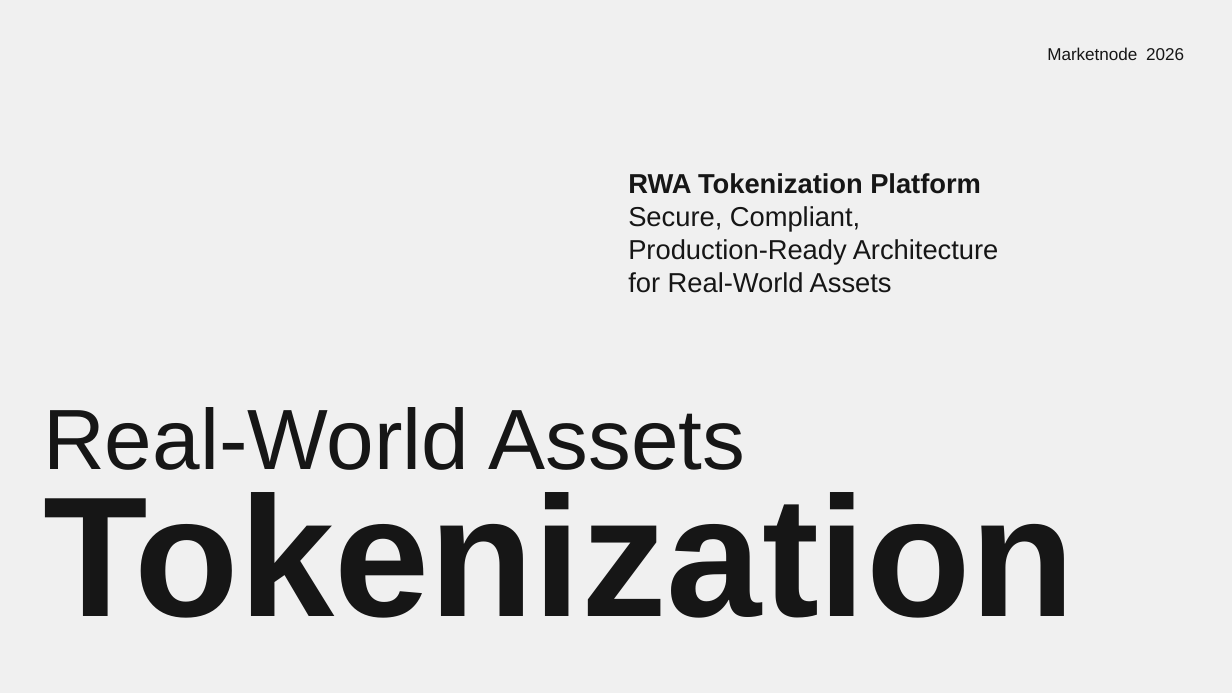
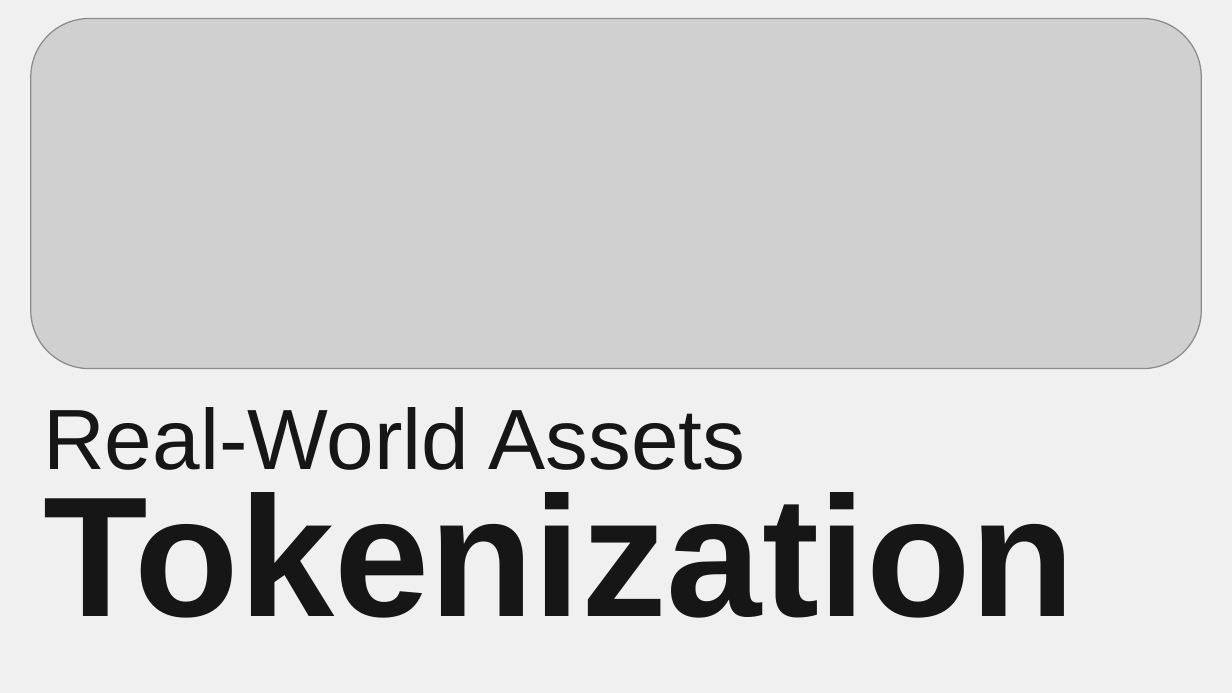
Before and after one commit to krish-jay/RWA-Tokenization-Platform, a slide deck: slide 1 of presentation/RWA Tokenization Platform.pptx. Drawn at 1232x693 pixels with LibreOffice and Linux fonts; fonts in the diff are those of the drawing; grey boxes stand for pictures. Boxes give left, top, right and bottom in pixels: in the first picture for what was removed or moved away, otherwise in the second. Text is boxed around its words. In the diff, an @@ line names an element or a change of style, - is before the commit and + after.

Commit message:
Update on PPT

```diff
--- a/presentation/RWA Tokenization Platform.pptx
+++ b/presentation/RWA Tokenization Platform.pptx
@@ picture added at <box>31,18,1201,368</box> @@
@@ text removed at <box>1047,47,1137,60</box> @@
-Marketnode
@@ text removed at <box>1146,48,1184,60</box> @@
-2026
@@ subtitle removed at <box>628,173,999,293</box> @@
-RWA Tokenization Platform
-Secure, Compliant, Production-Ready Architecture for Real-World Assets
```
Also in this commit, not shown: 6 other slides changed, 4 slides added, 1 slide removed.
